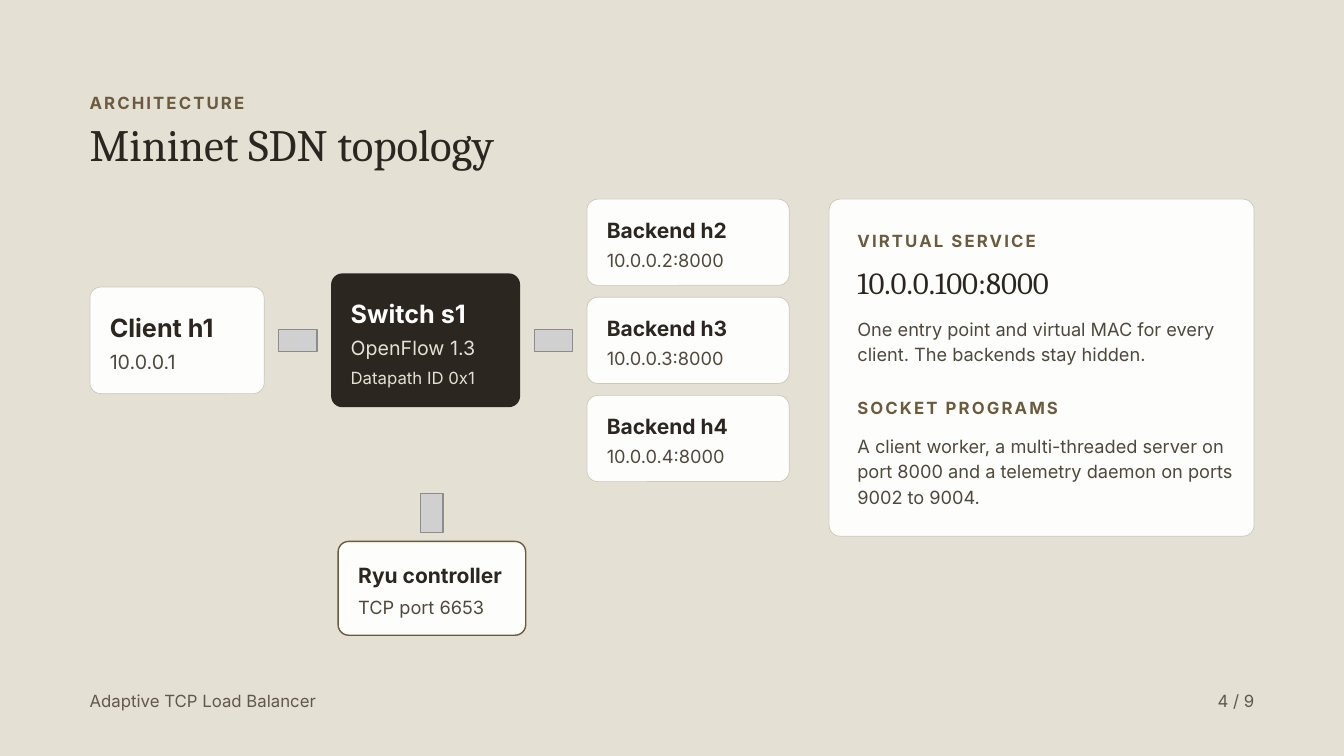
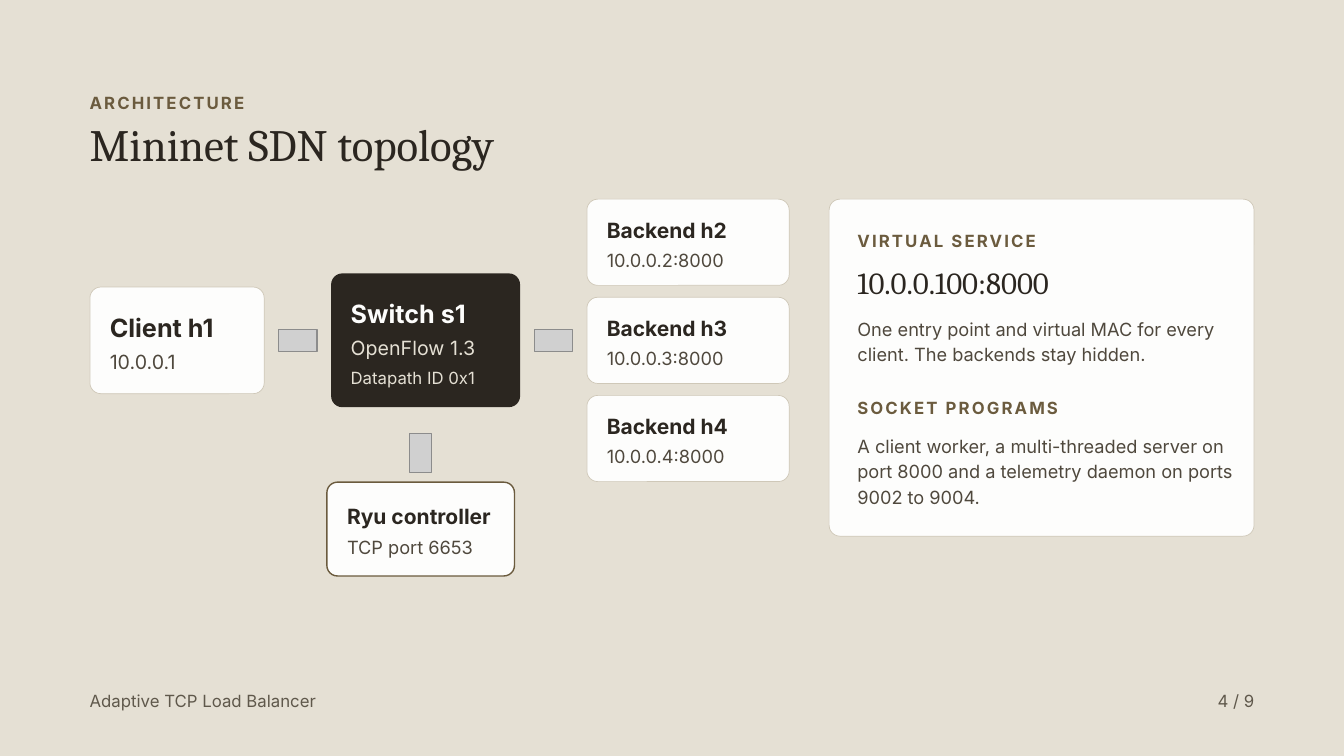
Before and after one commit to Thanas-R/Adaptive-Load-Balancer, a slide deck: slide 4 of docs/miniproject_presentation.pptx. Drawn at 1344x756 pixels with LibreOffice and Linux fonts; fonts in the diff are those of the drawing; grey boxes stand for pictures; background and template pictures are left out. Boxes give left, top, right and bottom in pixels: in the first picture for what was removed or moved away, otherwise in the second. Text is boxed around its words. In the diff, an @@ line names an element or a change of style, - is before the commit and + after.

```diff
--- a/docs/miniproject_presentation.pptx
+++ b/docs/miniproject_presentation.pptx
@@ 2 texts, 1 picture, 1 rounded rectangle: place and size @@
-2 texts, 1 picture, 1 rounded rectangle at box(338, 493, 525, 635)
+2 texts, 1 picture, 1 rounded rectangle at box(327, 434, 514, 576)
```
Also in this commit, not shown: 5 other files.
